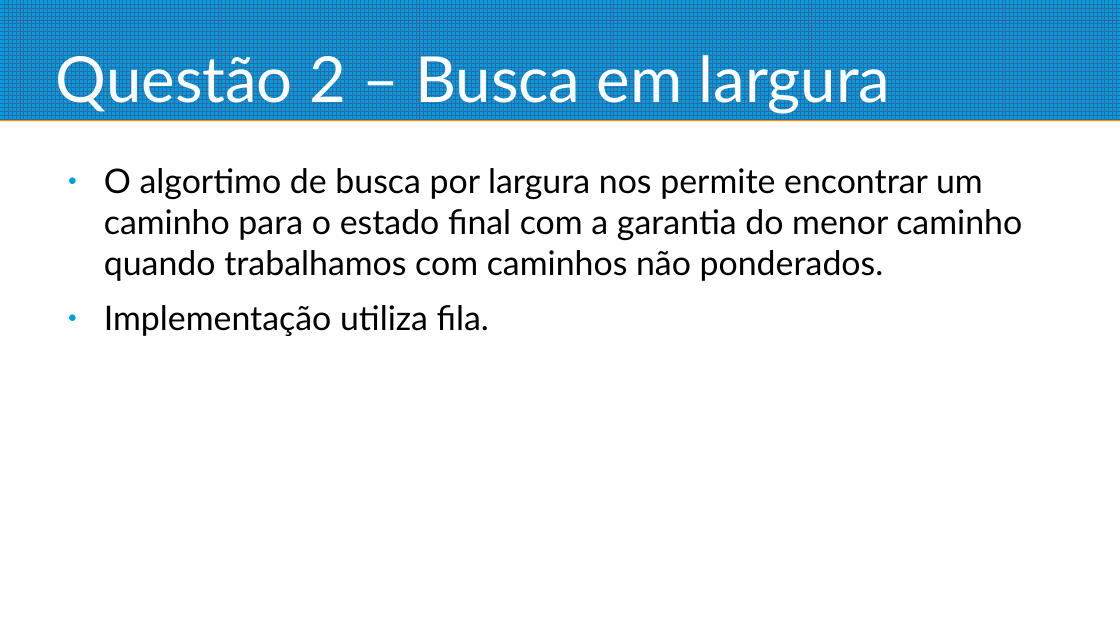
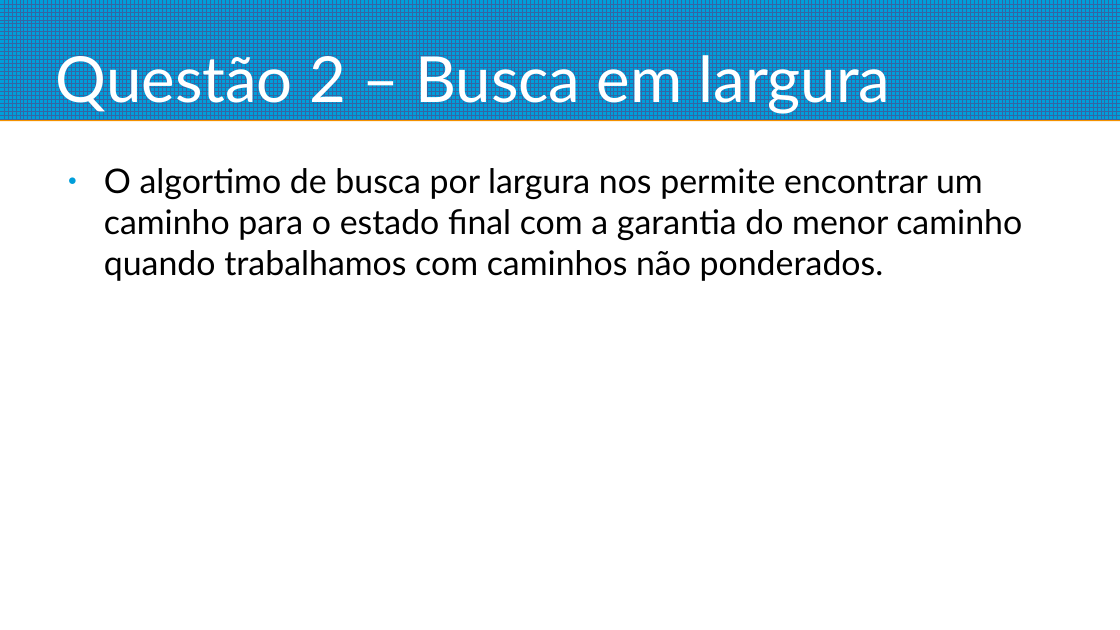
Before and after one commit to krugerleo/cs188, a slide deck: slide 4 of project1/apresentacao.odp. Drawn at 1120x630 pixels with LibreOffice and Linux fonts; fonts in the diff are those of the drawing. Boxes give left, top, right and bottom in pixels: in the first picture for what was removed or moved away, otherwise in the second. Text is boxed around its words. In the diff, an @@ line names an element or a change of style, - is before the commit and + after.

```diff
--- a/project1/apresentacao.odp
+++ b/project1/apresentacao.odp
@@ text at [104,305,489,336]: paragraph removed @@
-● Implementação utiliza fila.
```
Also in this commit, not shown: 3 other slides changed, 9 slides added, 1 slide removed, 8 other files.
